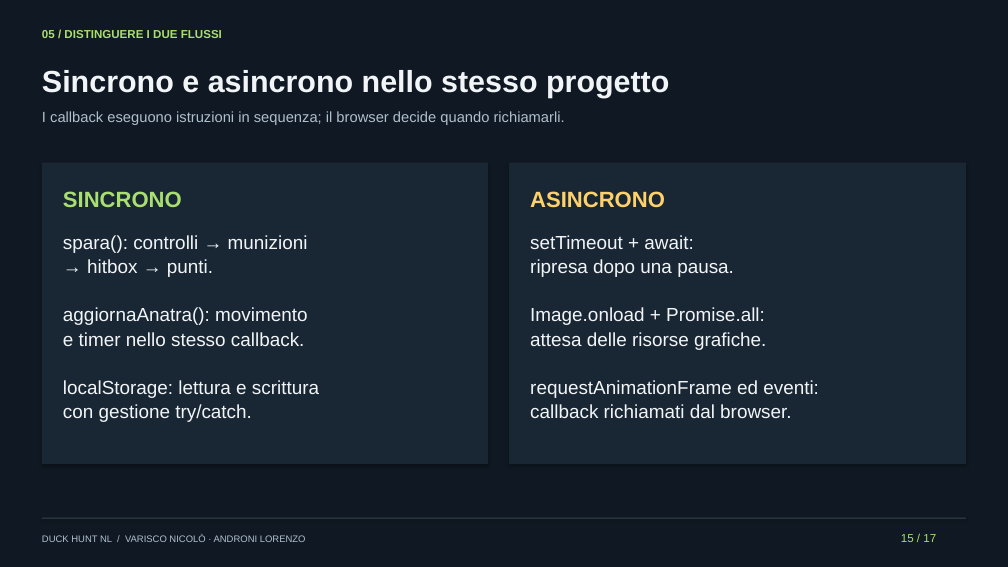
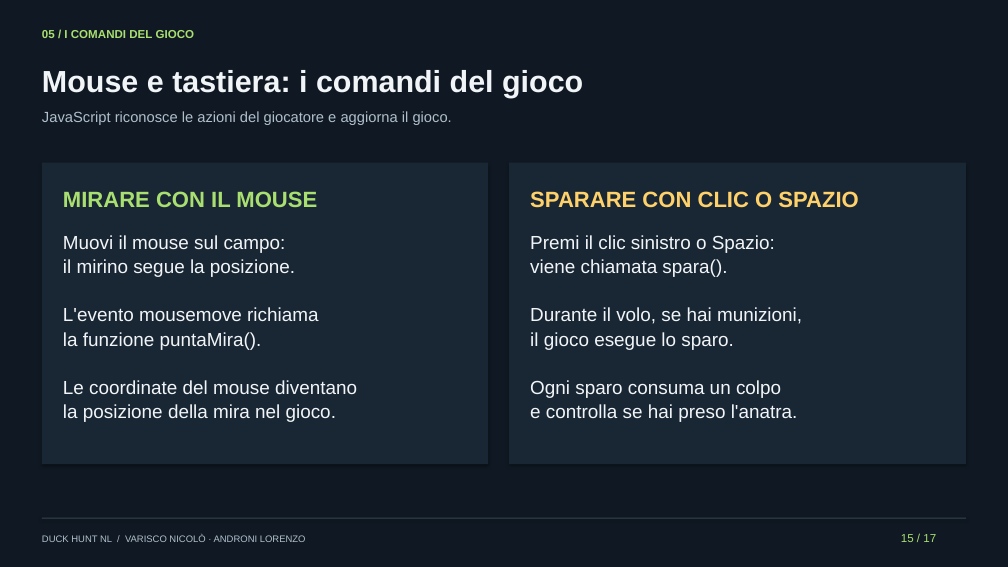
Before and after one commit to Varisco07/duckhunt-NL, a slide deck: slide 15 of presentazione/Duck_Hunt_NL.pptx. Drawn at 1008x567 pixels with LibreOffice and Linux fonts; fonts in the diff are those of the drawing. Boxes give left, top, right and bottom in pixels: in the first picture for what was removed or moved away, otherwise in the second. Text is boxed around its words. In the diff, an @@ line names an element or a change of style, - is before the commit and + after.

```diff
--- a/presentazione/Duck_Hunt_NL.pptx
+++ b/presentazione/Duck_Hunt_NL.pptx
@@ text at bbox=[42, 30, 195, 38]: text changed @@
-05 / DISTINGUERE I DUE FLUSSI
+05 / I COMANDI DEL GIOCO
@@ text at bbox=[42, 70, 583, 98]: text changed @@
-Sincrono e asincrono nello stesso progetto
+Mouse e tastiera: i comandi del gioco
@@ text at bbox=[42, 111, 452, 125]: text changed @@
-I callback eseguono istruzioni in sequenza; il browser decide quando richiamarli.
+JavaScript riconosce le azioni del giocatore e aggiorna il gioco.
@@ text at bbox=[63, 191, 317, 207]: text changed @@
-SINCRONO
+MIRARE CON IL MOUSE
@@ text at bbox=[530, 191, 858, 208]: text changed @@
-ASINCRONO
+SPARARE CON CLIC O SPAZIO
@@ text at bbox=[63, 235, 357, 422]: text changed @@
-spara(): controlli → munizioni
-→ hitbox → punti.
-aggiornaAnatra(): movimento
-e timer nello stesso callback.
-localStorage: lettura e scrittura
-con gestione try/catch.
+Muovi il mouse sul campo:
+il mirino segue la posizione.
+L'evento mousemove richiama
+la funzione puntaMira().
+Le coordinate del mouse diventano
+la posizione della mira nel gioco.
@@ text at bbox=[530, 235, 802, 422]: text changed @@
-setTimeout + await:
-ripresa dopo una pausa.
-Image.onload + Promise.all:
-attesa delle risorse grafiche.
-requestAnimationFrame ed eventi:
-callback richiamati dal browser.
+Premi il clic sinistro o Spazio:
+viene chiamata spara().
+Durante il volo, se hai munizioni,
+il gioco esegue lo sparo.
+Ogni sparo consuma un colpo
+e controlla se hai preso l'anatra.
```
Also in this commit, not shown: 1 other file.
